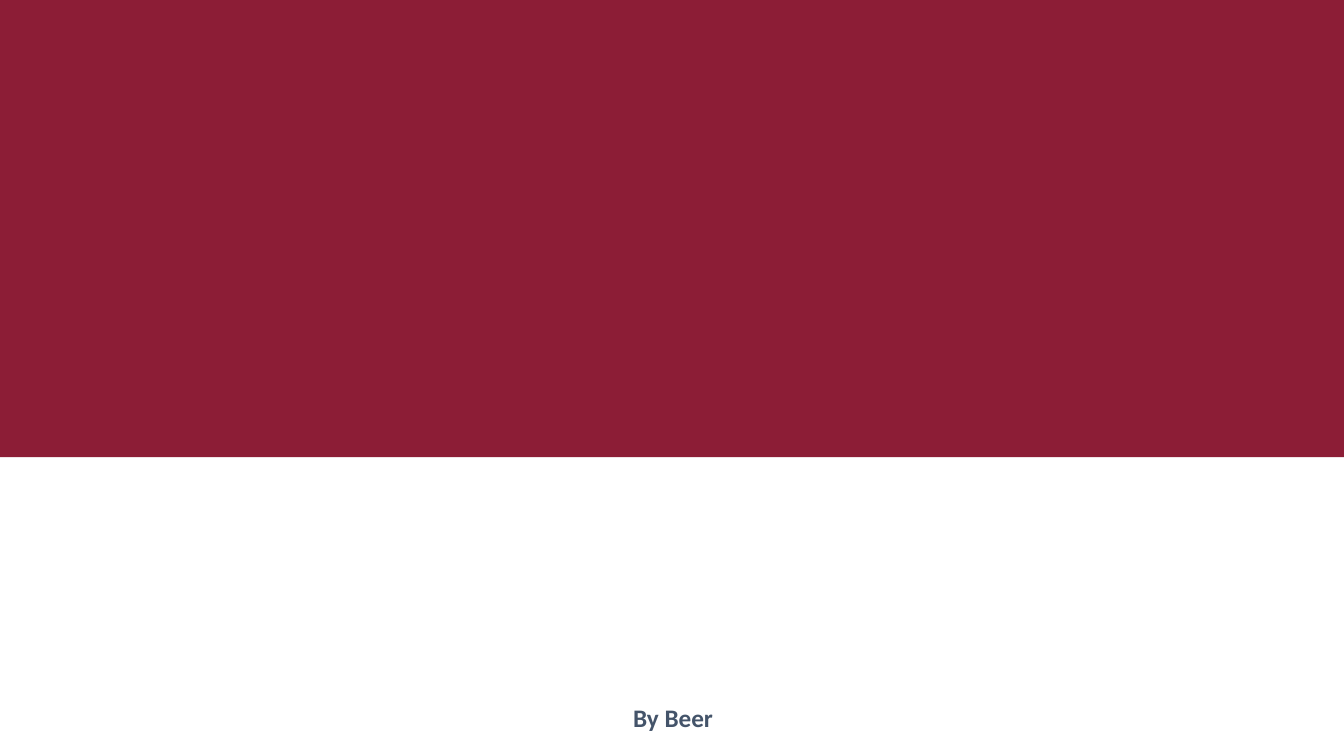
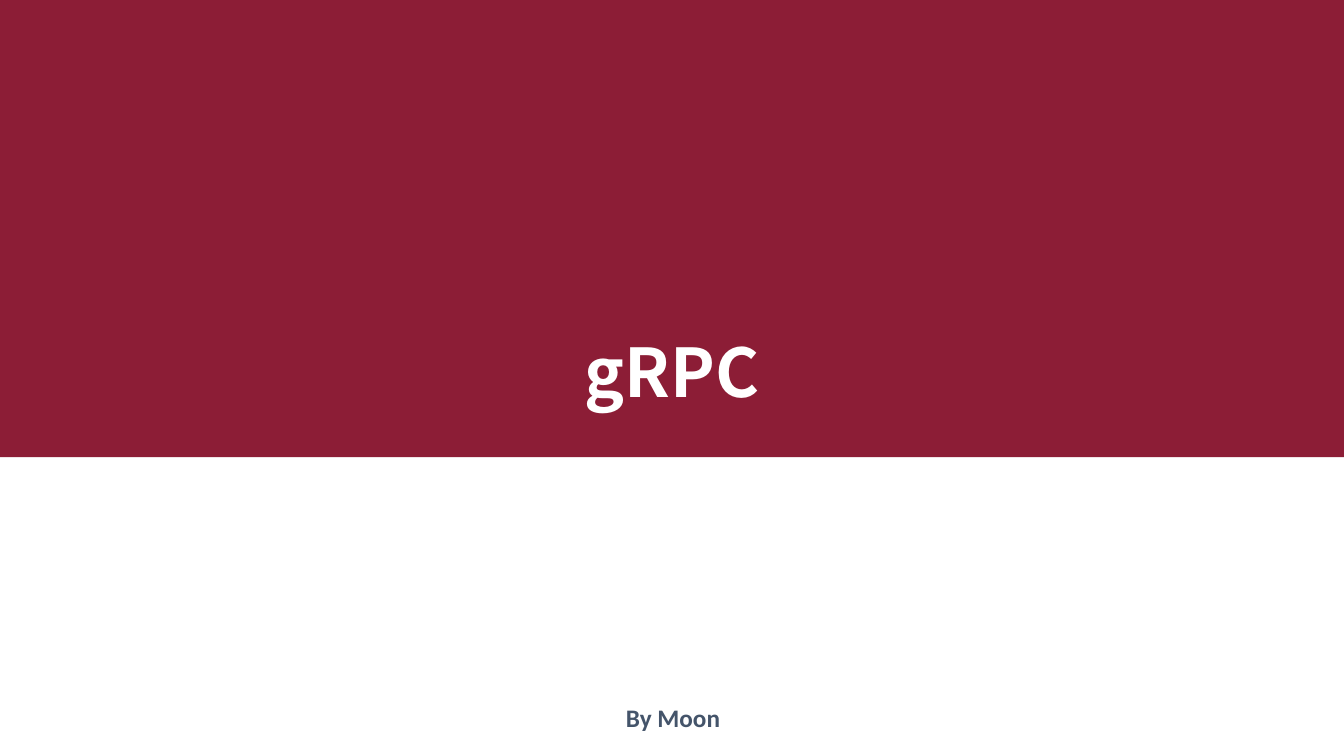
Before and after one commit to xiauchen/5__gRPC, a slide deck: slide 1 of 空白PPT.pptx. Drawn at 1344x756 pixels with LibreOffice and Linux fonts; fonts in the diff are those of the drawing; background and template pictures are left out. Boxes give left, top, right and bottom in pixels: in the first picture for what was removed or moved away, otherwise in the second. Text is boxed around its words. In the diff, an @@ line names an element or a change of style, - is before the commit and + after.

```diff
--- a/空白PPT.pptx
+++ b/空白PPT.pptx
@@ title added at (585, 346, 760, 414), 48 pt, text #FFFFFF, bold @@
+gRPC
@@ text at (626, 710, 720, 731): text changed @@
-By Beer
+By Moon
```
Also in this commit, not shown: 11 other slides changed, 8 slides added, 4 slides removed.
